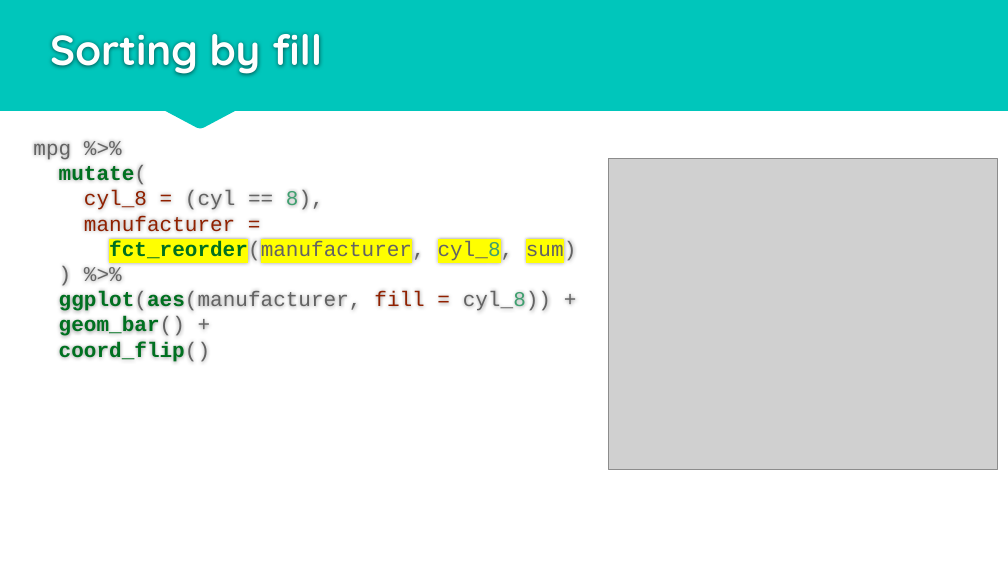
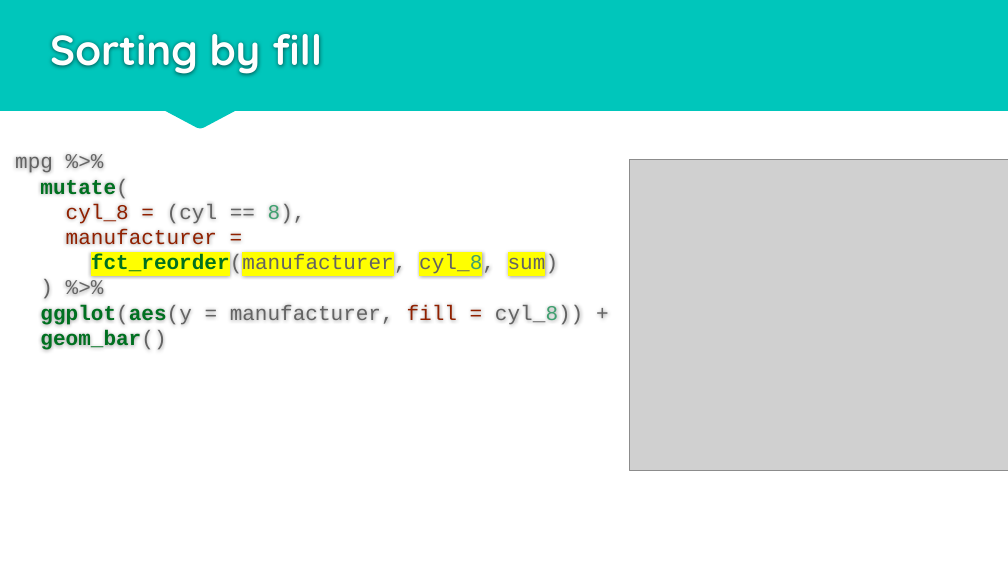
Before and after one commit to rjake/talks-and-presentations, a slide deck: slide 18 of output/data_viz_2020_09_23.pptx. Drawn at 1008x567 pixels with LibreOffice and Linux fonts; fonts in the diff are those of the drawing; grey boxes stand for pictures. Boxes give left, top, right and bottom in pixels: in the first picture for what was removed or moved away, otherwise in the second. Text is boxed around its words. In the diff, an @@ line names an element or a change of style, - is before the commit and + after.

Commit message:
Remove coord_flip reference

```diff
--- a/output/data_viz_2020_09_23.pptx
+++ b/output/data_viz_2020_09_23.pptx
@@ text at <box>15,157,583,350</box>: text changed @@
-mpg %>%
-mutate(
-cyl_8 = (cyl == 8),
-manufacturer =
-fct_reorder(manufacturer, cyl_8, sum)
-) %>%
-ggplot(aes(manufacturer, fill = cyl_8)) +
-geom_bar() +
-coord_flip()
+mpg %>%
+mutate(
+cyl_8 = (cyl == 8),
+manufacturer =
+fct_reorder(manufacturer, cyl_8, sum)
+) %>%
+ggplot(aes(y = manufacturer, fill = cyl_8)) +
+geom_bar()
@@ picture: place and size @@
-picture at <box>609,159,998,470</box>
+picture at <box>630,160,1008,470</box>
```
Also in this commit, not shown: 1 other slide changed, 1 other file.
